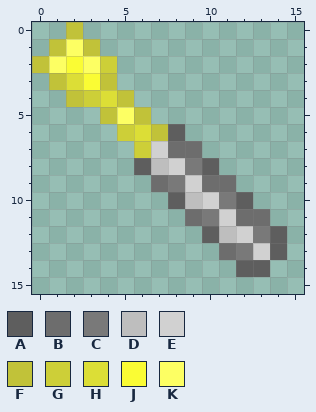
Pixel-art sprite: textures/moretools_screwdriver_mese.png. The picture above is the old version.
The file is 16x16 pixels.
Palette (. is transparent): A #5e5e5e  B #6d6d6d  C #797979  D #bebebe  E #d1d1d1  F #c1c239  G #cdcf38  H #dcde36  J #fafc34  K #fdff63
Pixels before, first column x 0:
 0 ..F............
 1 .FKF...........
 2 FKJKG..........
 3 .FHJF..........
 4 ..FGHF.........
 5 ....FKF........
 6 .....GHFA......
 7 ......GEBB.....
 8 ......ADECA....
 9 .......BCEBB...
10 ........ADECA..
11 .........BCEBB.
12 ..........ADECA
13 ...........BCEA
14 ............AA.
Once edited:
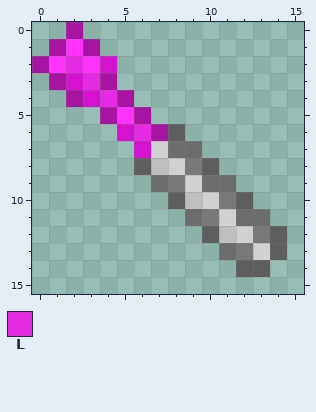
Colours new in this view: L #e52be1
The exact change:
Colour F changes from #c1c239 to #a714a2.
Colour G changes from #cdcf38 to #d513cf.
Colour K changes from #fdff63 to #ff32fb.
Colour G replaces colour H in row 3 at x 2.
Colour L replaces colour H in row 4 at x 4; in row 6 at x 6.
Colour L replaces colour J in row 2 at x 2; in row 3 at x 3.
Pixel boxes of the changes (left, top, right, bottom) in both pictures:
changed: (32, 22, 168, 158)
